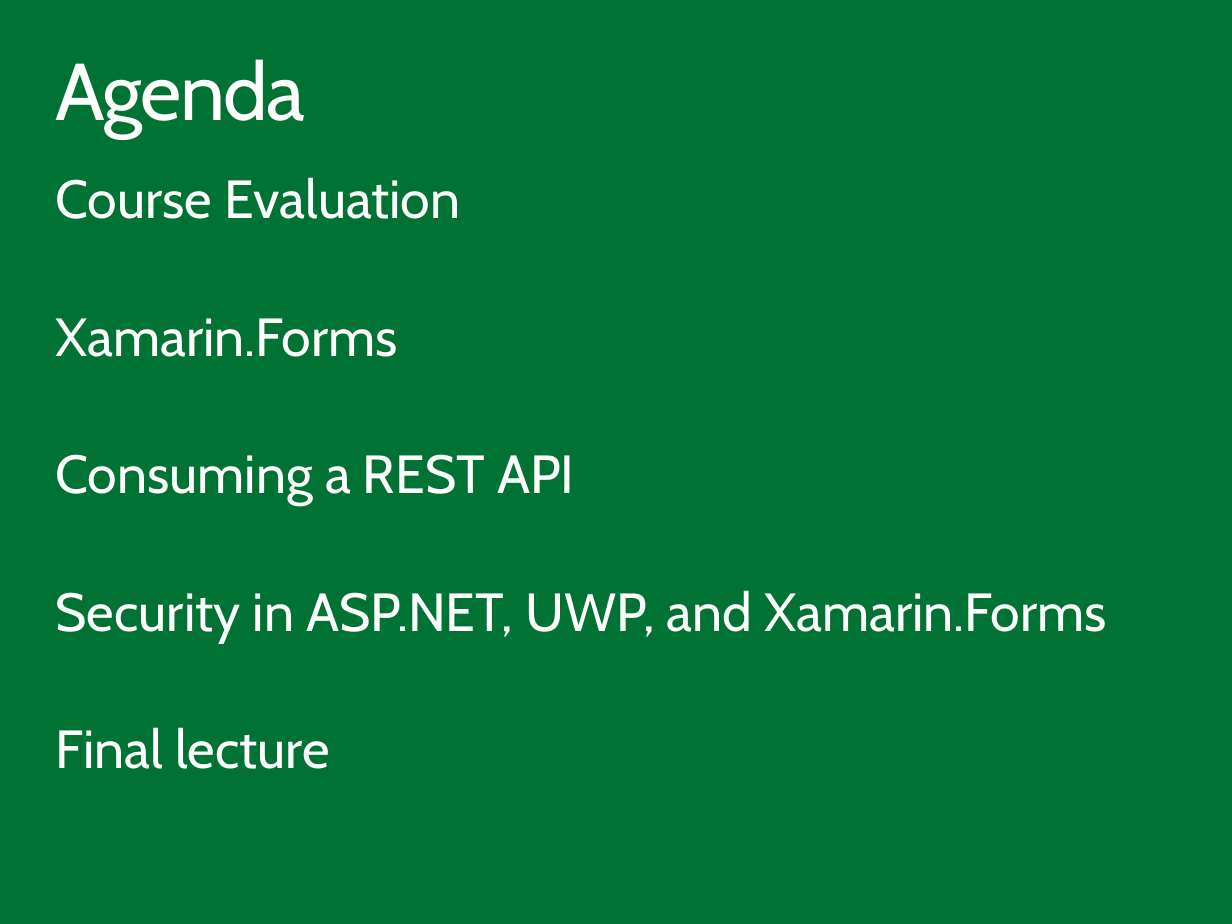
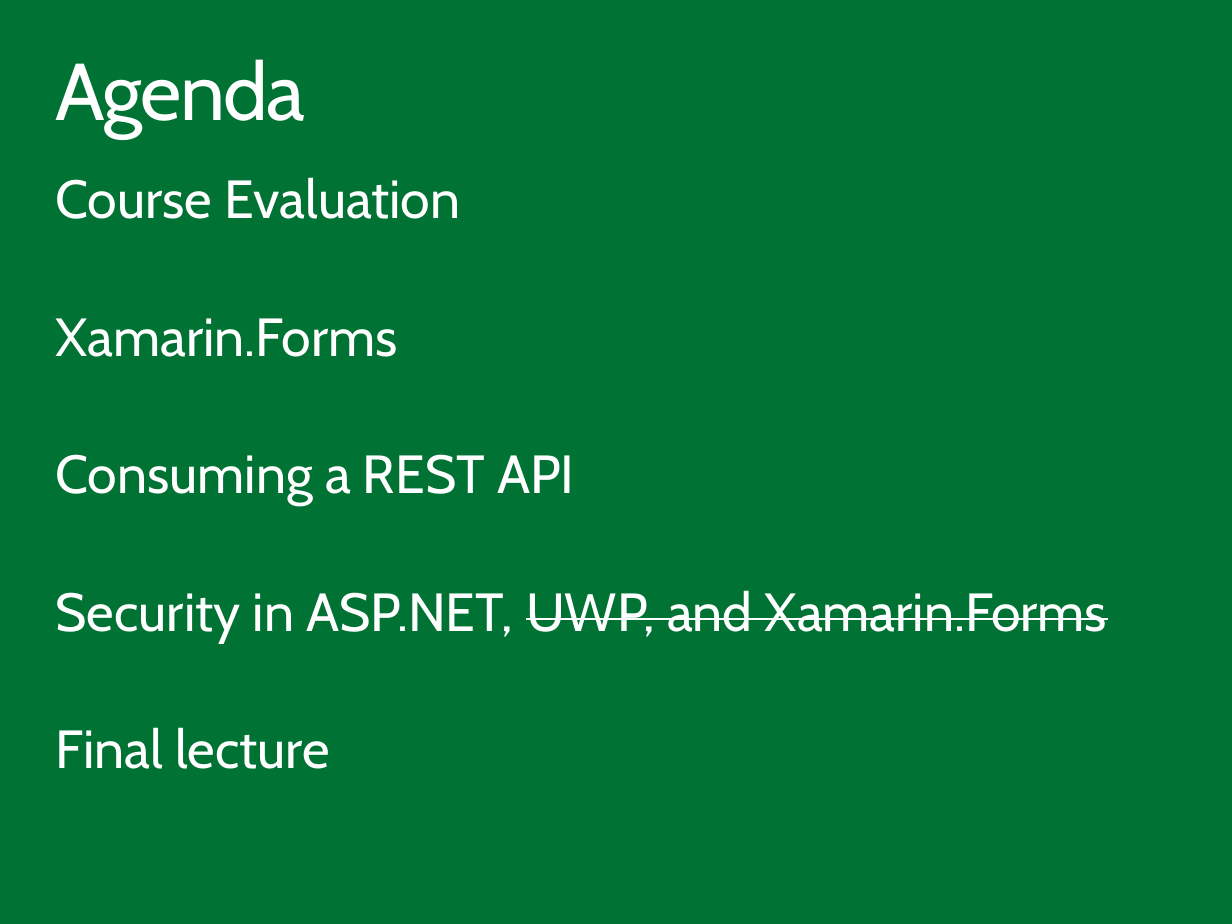
Before and after one commit to ondfisk/BDSA2017, a slide deck: slide 2 of Slides/Lecture10 - Apps part II.pptx. Drawn at 1232x924 pixels with LibreOffice and Linux fonts; fonts in the diff are those of the drawing. Boxes give left, top, right and bottom in pixels: in the first picture for what was removed or moved away, otherwise in the second. Text is boxed around its words. In the diff, an @@ line names an element or a change of style, - is before the commit and + after.

```diff
--- a/Slides/Lecture10 - Apps part II.pptx
+++ b/Slides/Lecture10 - Apps part II.pptx
@@ text at (56,590,1107,642): strikethrough on in "UWP, and Xamarin.Forms" @@
```
Also in this commit, not shown: 5 other slides changed, 1 slide added, 1 other file.
